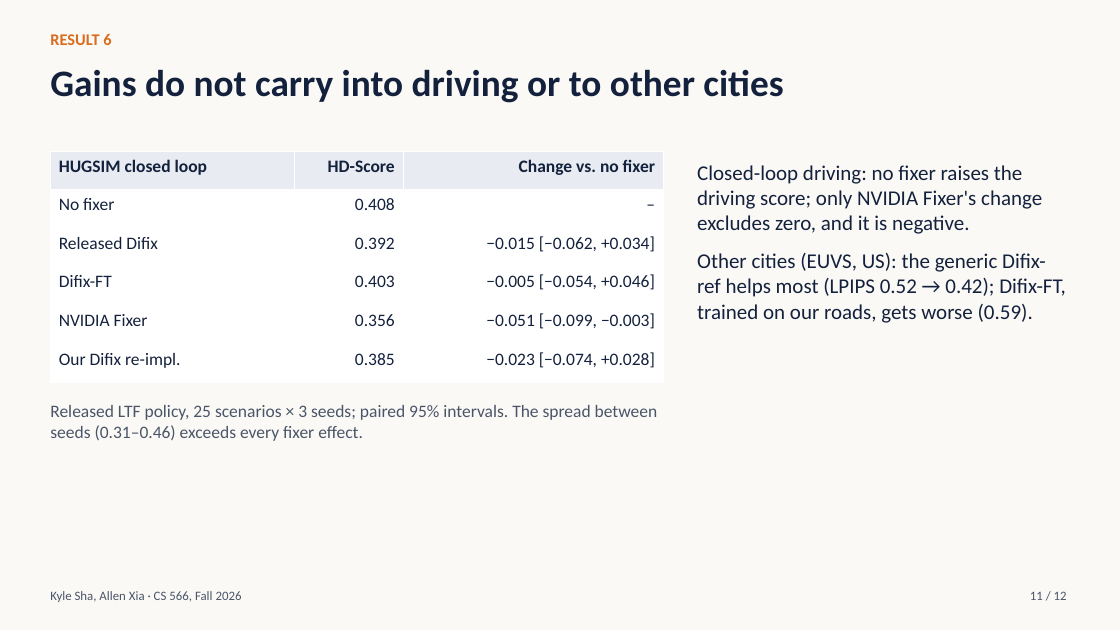
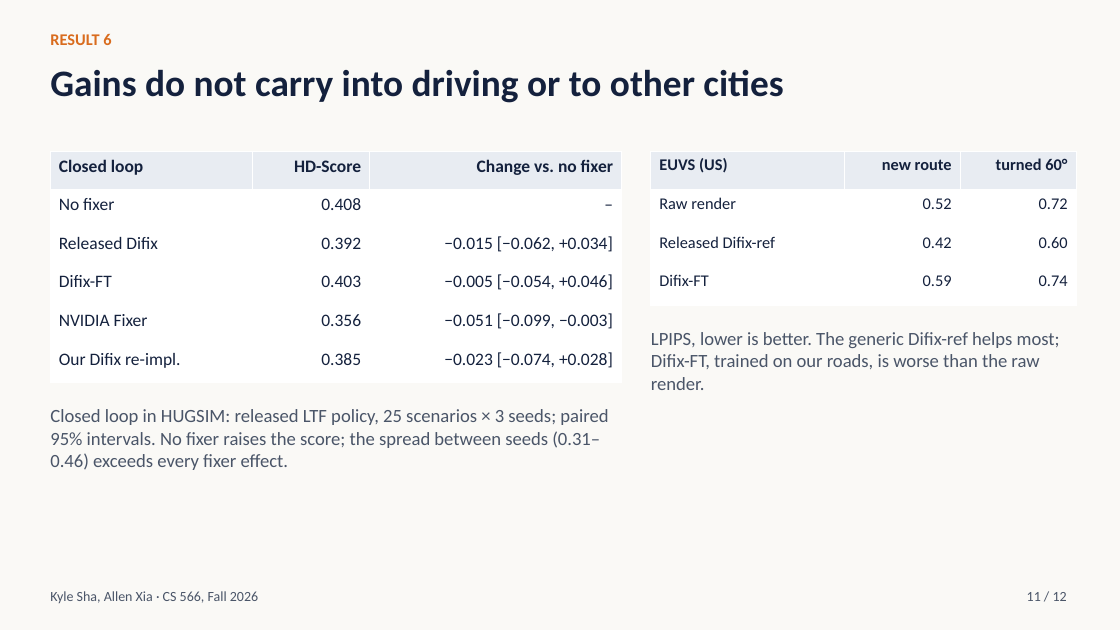
Before and after one commit to ksha23/cs566-drive-sim, a slide deck: slide 11 of docs/cs566_drive_sim_talk.pptx. Drawn at 1120x630 pixels with LibreOffice and Linux fonts; fonts in the diff are those of the drawing. Boxes give left, top, right and bottom in pixels: in the first picture for what was removed or moved away, otherwise in the second. Text is boxed around its words. In the diff, an @@ line names an element or a change of style, - is before the commit and + after.

```diff
--- a/docs/cs566_drive_sim_talk.pptx
+++ b/docs/cs566_drive_sim_talk.pptx
@@ table at (50,151,622,383) @@
-row 1, column 1: HUGSIM closed loop
+row 1, column 1: Closed loop
@@ table: place and size @@
-table at (50,151,664,383)
+table at (50,151,622,383)
@@ table added at (651,151,1076,306), 4 rows, 3 columns @@
+EUVS (US) | new route | turned 60°
+Raw render | 0.52 | 0.72
+Released Difix-ref | 0.42 | 0.60
+Difix-FT | 0.59 | 0.74
@@ text at (651,332,1060,390): text changed; size 18 to 16 pt; text colour #14213D to #4A5568 @@
-Closed-loop driving: no fixer raises the driving score; only NVIDIA Fixer's change excludes zero, and it is negative.
-Other cities (EUVS, US): the generic Difix-ref helps most (LPIPS 0.52 → 0.42); Difix-FT, trained on our roads, gets worse (0.59).
+LPIPS, lower is better. The generic Difix-ref helps most; Difix-FT, trained on our roads, is worse than the raw render.
@@ text at (50,409,608,470): text changed; size 15 to 16 pt @@
-Released LTF policy, 25 scenarios × 3 seeds; paired 95% intervals. The spread between seeds (0.31–0.46) exceeds every fixer effect.
+Closed loop in HUGSIM: released LTF policy, 25 scenarios × 3 seeds; paired 95% intervals. No fixer raises the score; the spread between seeds (0.31–0.46) exceeds every fixer effect.
@@ text "Kyle Sha, Allen Xia · ..." at (50,591,258,603): size 11 to 12 pt @@
@@ text "11 / 12" at (1027,592,1067,601): size 11 to 12 pt @@
```
Also in this commit, not shown: 11 other slides changed, 2 other files.
